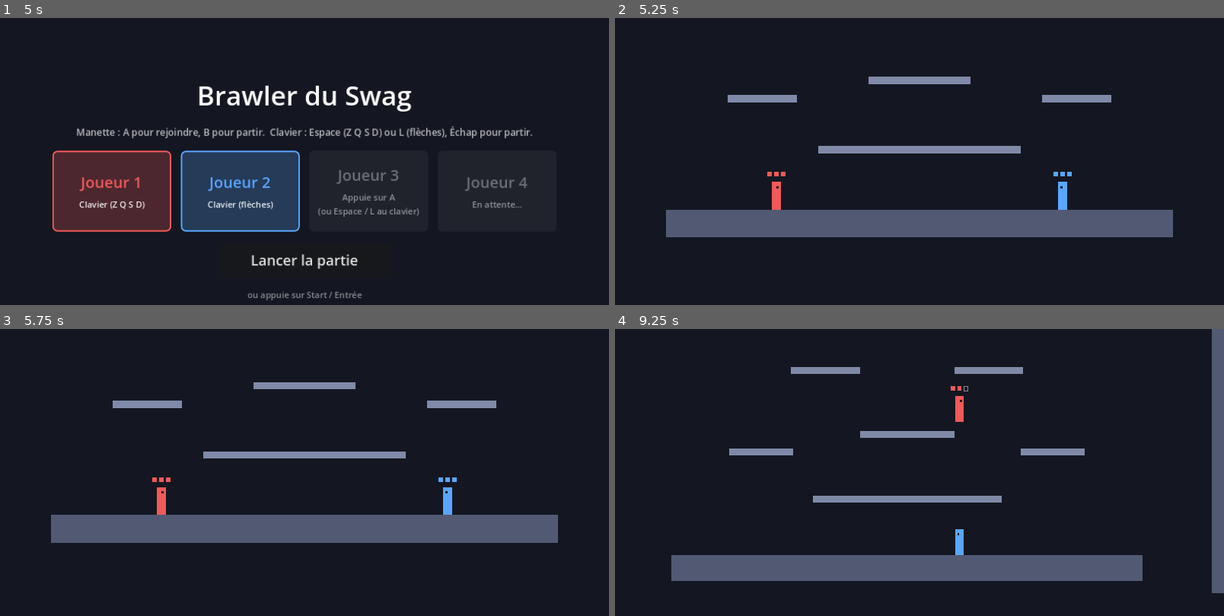
Above: before the commit, frames 1-4 (two rows, left to right).
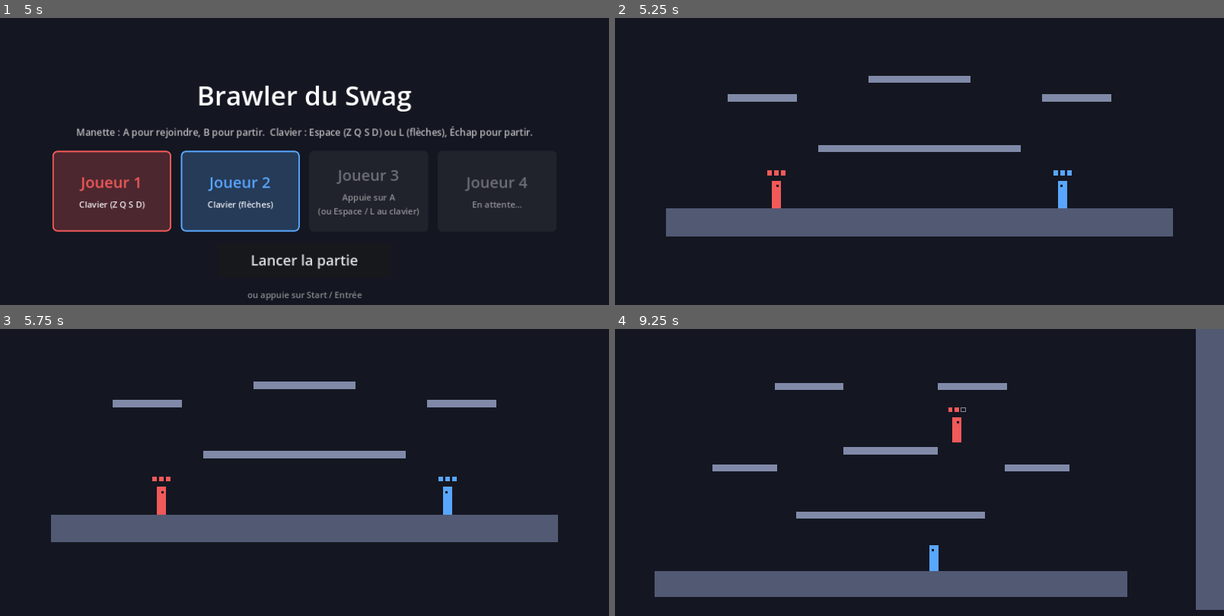
Above: after the commit, the same moments.

Repository: BBStain/jvtest
Game: Godot game, scene res://scenes/lobby.tscn
Two runs of this game, one before a commit and one after it. Both use one fixed random seed, a clock stepped at 60 frames per second and the inputs below.
Inputs (mouse positions are in pixels of both pictures, inside the frame that each line leads up to):
- Up to frame 1 (5 s): tap Enter at 0.5, 2, 3.5 s; move the mouse to (438, 172) at 0.52 s; hold D 0.53-2.03 s; tap F at 0.6 s; click (438, 172) at 0.67 s; tap Space at 0.77, 1.25, 1.52, 2.75, 3.02, 3.77, 4.25, 4.52 s; move the mouse to (182, 207) at 1.27 s; tap R at 1.35 s; move the mouse to (365, 112) at 2.02 s; hold A 2.03-2.78 s; tap G at 2.1 s; move the mouse to (274, 259) at 2.77 s; hold D 2.78-4.28 s; tap C at 2.85 s; click (274, 259) at 2.92 s; move the mouse to (487, 241) at 3.52 s; tap Shift at 3.6 s; move the mouse to (121, 138) at 4.27 s; hold A from 4.28 s (still down); tap L at 4.35 s
- Up to frame 2 (5.25 s): release A at 5 s; click "Lancer la partie" at 5 s
- Up to frame 3 (5.75 s): no input
- Up to frame 4 (9.25 s): move the mouse to (949, 501) at 5.77 s; hold D 5.78-6.53 s; tap K at 5.85 s; click (949, 501) at 5.92 s; move the mouse to (828, 415) at 6.52 s; hold A 6.53-8.03 s; tap I at 6.6 s; tap Space at 6.77, 7.52, 8.27 s; move the mouse to (1053, 483) at 7.27 s; tap J at 7.35 s; move the mouse to (797, 518) at 8.02 s; hold D from 8.03 s (still down); tap U at 8.1 s; click (797, 518) at 8.17 s; move the mouse to (980, 423) at 8.77 s; tap Keypad Enter at 8.85 s

Frame 1 is identical in both runs. In frame 2, 1.2% of the frame differs, in the area x 8-92%, y 20-77%; in frame 3, 0.5%; in frame 4, 16%, in the area x 6-100%, y 0-98%.

Commit message:
Attaque rapide spammable et jeu plus rapide
- Recharge de l'attaque légère 0,22 -> 0,13 s, et X gardé en mémoire 0,12 s pour marteler
- Course 480 -> 560, accélérations plus fortes, dash 1150 -> 1300, chutes plus rapides
- Caméra plus réactive pour suivre le rythme

Co-Authored-By: Claude Opus 5.5 (1M context) <noreply@anthropic.com>
Claude-Session: https://claude.ai/code/session_01THvWsQSvKyigxsJfQsC1D9

Diff:
--- a/scripts/fighter.gd
+++ b/scripts/fighter.gd
@@ -17,13 +17,13 @@
 const BODY_SIZE := Vector2(20, 60)      ## largeur, hauteur de la barre (en pixels)
 
 # --- Déplacement ---
-const RUN_SPEED := 480.0                ## vitesse de course max
-const GROUND_ACCEL := 7000.0            ## à quelle vitesse on atteint la vitesse max au sol
-const AIR_ACCEL := 4500.0               ## pareil, en l'air
+const RUN_SPEED := 560.0                ## vitesse de course max
+const GROUND_ACCEL := 8500.0            ## à quelle vitesse on atteint la vitesse max au sol
+const AIR_ACCEL := 5500.0               ## pareil, en l'air
 const GRAVITY := 2300.0
 const SHORT_HOP_GRAVITY := 4800.0       ## gravité quand on lâche le saut tôt (petit saut)
-const MAX_FALL_SPEED := 950.0
-const FAST_FALL_SPEED := 1500.0         ## chute rapide en tenant bas
+const MAX_FALL_SPEED := 1050.0
+const FAST_FALL_SPEED := 1700.0         ## chute rapide en tenant bas
 const JUMP_SPEED := 820.0
 const DOUBLE_JUMP_SPEED := 760.0
 const AIR_JUMPS := 1                    ## 1 = double saut
@@ -39,7 +39,7 @@
 const WALL_JUMP_ACCEL := 2200.0
 
 # --- Dash ---
-const DASH_SPEED := 1150.0
+const DASH_SPEED := 1300.0
 const DASH_TIME := 0.14
 const DASH_COOLDOWN := 0.32             ## temps de recharge
 const DASH_END_KEEP := 0.55             ## part de la vitesse gardée à la fin du dash
@@ -48,7 +48,8 @@
 # --- Attaque légère (X) : un coup droit vers l'adversaire ---
 const ATTACK_STARTUP := 0.02            ## délai avant que le coup touche
 const ATTACK_ACTIVE := 0.08             ## durée pendant laquelle le coup peut toucher
-const ATTACK_COOLDOWN := 0.22           ## temps de recharge entre deux attaques
+const ATTACK_COOLDOWN := 0.13           ## temps de recharge entre deux attaques (à peine plus que le coup)
+const ATTACK_BUFFER := 0.12             ## X appuyé un peu trop tôt compte quand même : on peut marteler
 const ATTACK_REACH := 72.0              ## distance entre le centre du perso et le centre du coup
 const ATTACK_RADIUS := 28.0             ## taille de la zone qui touche
 const CLASH_LOCKOUT := 0.08             ## petit temps mort après un choc d'attaques
@@ -130,6 +131,7 @@
 var _attack_has_hit := false
 var _attack_heavy := false              ## true = attaque lourde en cours
 var _attack_cooldown_timer := 0.0
+var _attack_buffer_timer := 0.0
 var _heavy_charging := false            ## true = on garde Y pour charger l'attaque lourde
 var _charge_time := 0.0
 var _heavy_charge := 0.0                ## 0 = pas chargée, 1 = charge pleine
@@ -210,10 +212,15 @@
 	else:
 		_tick_movement(input, on_floor, delta)
 
+	# X est gardé en mémoire un court instant : en martelant, le coup suivant part dès que possible.
+	if input.attack_pressed:
+		_attack_buffer_timer = ATTACK_BUFFER
 	if _blocking:
 		pass  # pas d'attaque en bloquant
-	elif input.attack_pressed:
-		_try_start_attack(false)
+	elif _attack_buffer_timer > 0.0:
+		if can_attack():
+			_attack_buffer_timer = 0.0
+			_try_start_attack(false)
 	elif input.heavy_pressed:
 		_try_start_attack(true)
 	_tick_attack(input, delta)
@@ -228,6 +235,7 @@
 	_drop_timer -= delta
 	_dash_cooldown_timer -= delta
 	_attack_cooldown_timer -= delta
+	_attack_buffer_timer -= delta
 	_invincible_timer -= delta
 	_knockback_timer -= delta
 	_wall_jump_timer -= delta
--- a/scripts/game.gd
+++ b/scripts/game.gd
@@ -19,7 +19,7 @@
 const CAMERA_MARGIN := Vector2(700, 450)   ## espace gardé autour des joueurs (en pixels)
 const CAMERA_ZOOM_MIN := 0.3               ## zoom le plus éloigné (plus petit = voit plus loin)
 const CAMERA_ZOOM_MAX := 1.2               ## zoom le plus proche
-const CAMERA_SMOOTHING := 4.0              ## plus grand = la caméra réagit plus vite
+const CAMERA_SMOOTHING := 6.0              ## plus grand = la caméra réagit plus vite
 
 var fighters: Array[Fighter] = []
 var _match_over := false
--- a/tests/sim_test.gd
+++ b/tests/sim_test.gd
@@ -419,6 +419,21 @@
 	p1.fall_out(Vector2(640, 120))
 	check(p1._knockback_timer <= 0.0 and p1.lives == 2, "Réapparition : plus de recul, vies = %d" % p1.lives)
 
+	# 9f) Attaque rapide spammable : en martelant X (1 appui toutes les 4 frames), au moins 7 coups par seconde
+	await new_game()
+	p1 = game.fighters[0]; p2 = game.fighters[1]
+	p2.input_source = Scripted.new(func(s, f): pass)
+	p1.input_source = Scripted.new(func(s, f): s.attack_pressed = f >= 40 and f % 4 == 0)
+	await step(40)
+	var swings := 0
+	var was_attacking := false
+	for i in 60:
+		await step(1)
+		if p1.is_attacking() and not was_attacking:
+			swings += 1
+		was_attacking = p1.is_attacking()
+	check(swings >= 7, "Spam de l'attaque rapide : %d coups en 1 s" % swings)
+
 	# 10) Écran de connexion : il faut 2 joueurs pour lancer
 	game.queue_free(); game = null
 	var lobby: Node = load("res://scenes/lobby.tscn").instantiate()
